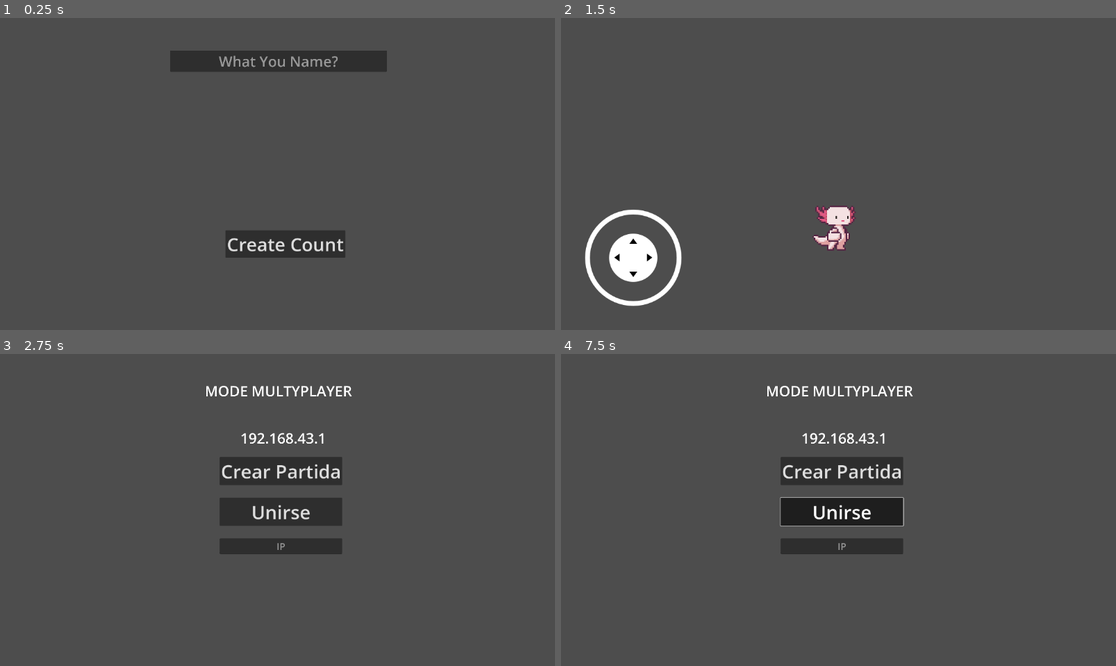
Above: before the commit, frames 1-4 (two rows, left to right).
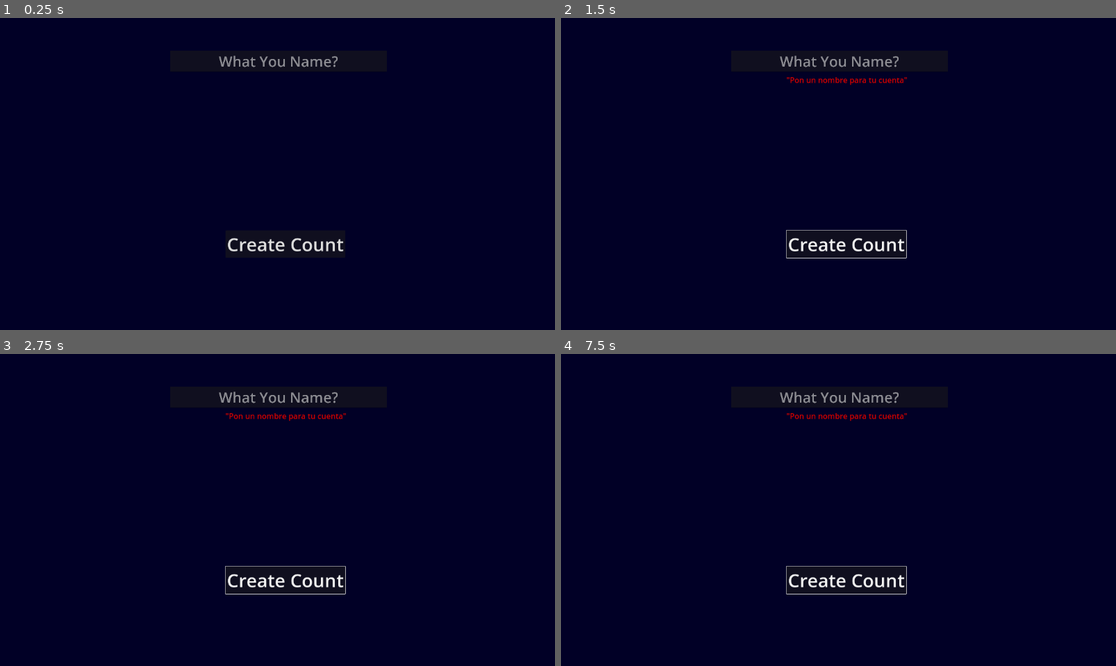
Above: after the commit, the same moments.

Repository: FelixGamerFG/Wasteland-Apocalypse-Zombies
Game: Godot game, scene res://scenes/menues/count.tscn
Two runs of this game, one before a commit and one after it. Both use one fixed random seed, a clock stepped at 60 frames per second and the inputs below.
Inputs (mouse positions are in pixels of both pictures, inside the frame that each line leads up to):
- Up to frame 1 (0.25 s): no input
- Up to frame 2 (1.5 s): click "Create Count" at 0.5 s; click (844, 136) at 1.25 s, where only the run before the commit has a clickable "Crear Partida"
- Up to frame 3 (2.75 s): tap Enter (ui_accept) at 2, 2.1, 2.27, 2.57 s; move the mouse to (399, 494) at 2.02 s; hold Right (ui_right) from 2.03 s (still down); click (399, 494) at 2.17 s
- Up to frame 4 (7.5 s): release Right (ui_right) at 2.75 s; click (844, 513) at 2.75 s, where only the run before the commit has a clickable "Unirse"; tap Enter (ui_accept) at 3.5, 4.25, 4.35, 5, 5.75, 5.85, 6.02, 6.32, 6.5, 7.35 s; drag from (727, 525) to (810, 572) at 3.52 s; move the mouse to (894, 441) at 4.27 s; hold Left (ui_left) 4.28-5 s; drag from (810, 572) to (672, 463) at 5.02 s; move the mouse to (1005, 556) at 5.77 s; hold Right (ui_right) 5.78-6.5 s; drag from (672, 463) to (755, 432) at 6.52 s; move the mouse to (866, 510) at 7.27 s; hold Right (ui_right) from 7.28 s (still down); click (866, 510) at 7.42 s

The runs differ from the first frame. In frame 1, 99% of the frame differs, in the area x 0-100%, y 0-100%; in frame 2, 100%; in frame 3, 100%; in frame 4, 100%.

Commit message:
Advertencia para asegurar que escribas el nombre
Ahora la cuenta, puede verificar cuando pones tu nombre

Diff:
--- a/Scripts/GlobalST/GuardadosST/datas_PJ.gd
+++ b/Scripts/GlobalST/GuardadosST/datas_PJ.gd
@@ -1,16 +1,21 @@
 extends Node
 
-const SaveFile  = "user://SaveFile_jp.save"
+##variables
+#constrantes
+const SaveFile = "user://SaveFile_jp.save"
 
+#normales
 var datosJP = {
 	"Nombre": "name_null"
 }
 
+##evento al empezar
 func _ready() -> void:
 	_load_data()
+	print("leer datos de salvados")
 
 
-
+##cargar partida
 func _load_data():
 	var file = FileAccess.open(SaveFile,FileAccess.READ)
 	if file == null:
@@ -20,6 +25,7 @@
 	file = null
 	print("cargo")
 
+##salvar partida
 func _save_data():
 	var file = FileAccess.open(SaveFile,FileAccess.WRITE)
 	file.store_var(datosJP)
--- a/Scripts/MainsST/count_scene.gd
+++ b/Scripts/MainsST/count_scene.gd
@@ -1,22 +1,37 @@
 extends Node
 
-@onready var name_edit: LineEdit = $Control/NameEdit
+##varianles de nodos
+@onready var name_edit: LineEdit = $Control/UI/NameEdit
+@onready var Fondo: ColorRect = $Control/UI/ColorRect
+@onready var Error: Label = $Control/UI/Error
 
 
 
 
+##nodo al empezar
+func _ready() -> void:
+	Error.visible = false
 
-func _ready() -> void:
 	#verificar cuenta existente
 	if Data_Pj.datosJP.Nombre != "name_null":
 		get_tree().change_scene_to_file("res://scenes/main_scene.tscn")
+		print("Cuenta iniciada")
+
+func _process(delta: float) -> void:
+	if name_edit.text != "":
+		Error.visible = false
 
 
-
-
+##evento al crear personaje
 func _on_create_edit_pressed() -> void:
 	Data_Pj.datosJP.Nombre = name_edit.text
 	Data_Pj._save_data()
-	get_tree().change_scene_to_file("res://scenes/main_scene.tscn")
+	if name_edit.text != "":
+		get_tree().change_scene_to_file("res://scenes/main_scene.tscn")
+	else:
+		Error.visible = true
+
+	print("Cuenta iniciada")
+
 
 	pass
--- a/Scripts/MainsST/main_scene.gd
+++ b/Scripts/MainsST/main_scene.gd
@@ -1,28 +1,26 @@
 extends Node
 
+##variables de nodos
 @onready var IP_edit = $CanvasLayer/Control/CenterContainer/VBoxContainer/LineEdit
 @onready var multijugador_title: Label = $CanvasLayer/Control/MultijugadorTitle
 @onready var text_map: Label = $CanvasLayer/Control/textMap
 @onready var center_container: CenterContainer = $CanvasLayer/Control/CenterContainer
 @onready var menu: CanvasLayer = $CanvasLayer
 
-
+##variables normales
 var peer : ENetMultiplayerPeer = ENetMultiplayerPeer.new()
 var IP_ADRESS = "localhost" #for gpa
 var PORT = 7777
 
 
 
-
+##evento constante
 func _process(delta: float) -> void:
 	text_map.text = IP_ADRESS
-	if Input.is_action_just_pressed("ui_accept"):
-		get_tree().reload_current_scene()
+	#if Input.is_action_just_pressed("ui_accept"):
+		#get_tree().reload_current_scene()
 
-
-
-
-##Por ahora no funciona
+	#Por ahora no funciona
 	if IP_edit.text == "":
 		IP_ADRESS = "192.168.43.1"
 	else:
@@ -31,20 +29,27 @@
 	if IP_edit.text == "1":
 		IP_ADRESS = "localhost"
 
+
+
+##crear partida
 func _on_host_pressed() -> void:
 	peer.create_server(PORT,5)
 	multiplayer.multiplayer_peer = peer
 	multiplayer.peer_connected.connect(_on_peer_connected)
 	_on_peer_connected()
 	menu.hide()
+	print("Partida Creada")
 
 
+##unirce a partida
 func _on_join_pressed() -> void:
 	peer.create_client(IP_ADRESS,PORT)
 	multiplayer.multiplayer_peer = peer
 	menu.hide()
+	print("Partida unida")
 
 
+##Evento de reconocer cuando un player se conecta
 func _on_peer_connected(id : int = 1):
 	text_map.visible = true
 	IP_ADRESS = IP_edit.text
@@ -52,11 +57,4 @@
 	player_scene.name = str(id)
 	add_child(player_scene, true)
 	print(str(id))
-
-
-func _on_create_edit_pressed() -> void:
-	text_map.visible = true
-	center_container.visible = true
-	Data_Pj._save_data()
-
-	pass
+	print("Jugado conectado")
--- a/Scripts/charactersST/player.gd
+++ b/Scripts/charactersST/player.gd
@@ -1,11 +1,14 @@
 class_name player
 extends CharacterBody2D
 
+##variables
+#propiedades de jugador (exports)
 @export var speed : float = 100
 @export var jump : float = 400
 @export var grav: float = 50
 
 
+#propiedades  (exports)
 @export var joystick_left : VirtualJoystick
 @onready var Anim = $Anim
 @onready var Camara = $Camara
@@ -55,6 +58,8 @@
 	if velocity.y < 0:
 		Anim.play("QUIETO")
 
+
+
 func _physics_process(delta: float) -> void:
 	if !is_multiplayer_authority(): return
 	## Movement using Input functions:
--- a/scenes/main_scene.tscn
+++ b/scenes/main_scene.tscn
@@ -13,6 +13,13 @@
 spawn_path = NodePath("..")
 
 [node name="CanvasLayer" type="CanvasLayer" parent="."]
+
+[node name="ColorRect" type="ColorRect" parent="CanvasLayer"]
+offset_left = -639.0
+offset_top = -138.0
+offset_right = 1933.0
+offset_bottom = 784.0
+color = Color(0.143494, 0, 0.00452579, 1)
 
 [node name="Control" type="Control" parent="CanvasLayer"]
 layout_mode = 3
--- a/scenes/menues/count.tscn
+++ b/scenes/menues/count.tscn
@@ -11,8 +11,16 @@
 offset_right = 40.0
 offset_bottom = 40.0
 
-[node name="NameEdit" type="LineEdit" parent="Control"]
-layout_mode = 0
+[node name="UI" type="CanvasLayer" parent="Control"]
+
+[node name="ColorRect" type="ColorRect" parent="Control/UI"]
+offset_left = -639.0
+offset_top = -138.0
+offset_right = 1933.0
+offset_bottom = 784.0
+color = Color(0.00646313, 0, 0.150661, 1)
+
+[node name="NameEdit" type="LineEdit" parent="Control/UI"]
 offset_left = 353.0
 offset_top = 68.0
 offset_right = 1853.0
@@ -22,8 +30,7 @@
 placeholder_text = "What You Name?"
 alignment = 1
 
-[node name="CreateEdit" type="Button" parent="Control"]
-layout_mode = 0
+[node name="CreateEdit" type="Button" parent="Control/UI"]
 offset_left = 468.0
 offset_top = 441.0
 offset_right = 886.0
@@ -33,4 +40,12 @@
 theme_override_font_sizes/font_size = 64
 text = "Create Count"
 
-[connection signal="pressed" from="Control/CreateEdit" to="." method="_on_create_edit_pressed"]
+[node name="Error" type="Label" parent="Control/UI"]
+offset_left = 468.0
+offset_top = 117.0
+offset_right = 720.0
+offset_bottom = 140.0
+theme_override_colors/font_color = Color(0.808137, 3.27289e-06, 7.70092e-07, 1)
+text = "\"Pon un nombre para tu cuenta\""
+
+[connection signal="pressed" from="Control/UI/CreateEdit" to="." method="_on_create_edit_pressed"]
